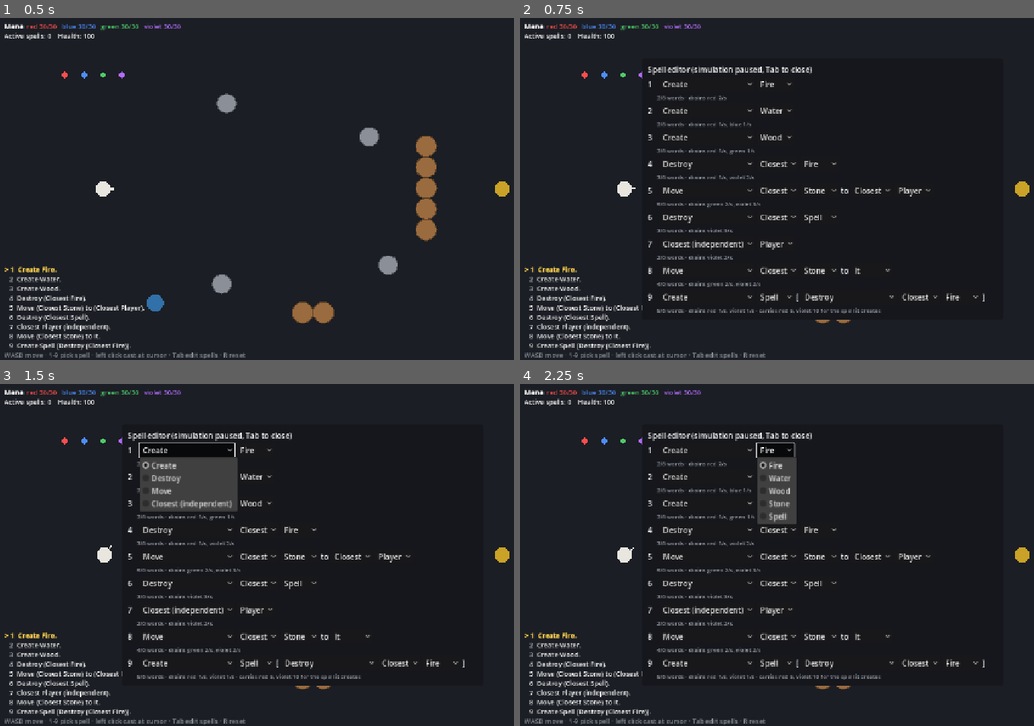
Above: before the commit, frames 1-4 (two rows, left to right).
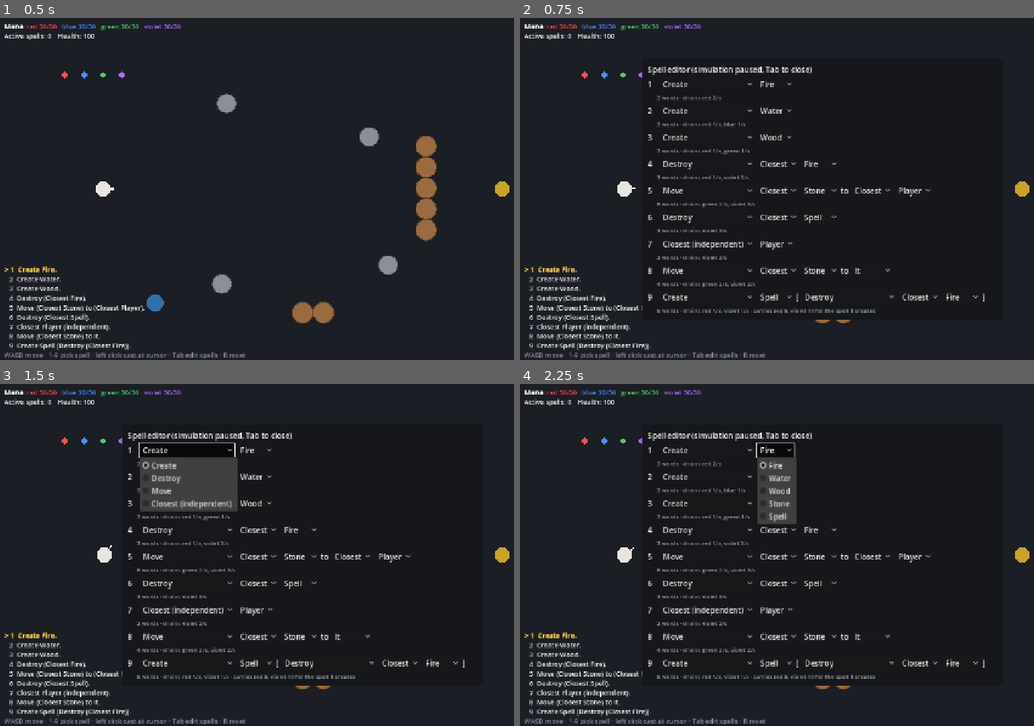
Above: after the commit, the same moments.

Repository: oscarjocque/spellcraft-prototype
Game: Godot game, scene res://scenes/main.tscn
The game is run twice, just before and just after one commit, with the same random seed, the same clock (stepped at 60 frames per second) and the same inputs.
Inputs (mouse positions are in pixels of both pictures, inside the frame that each line leads up to):
- Up to frame 1 (0.5 s): no input
- Up to frame 2 (0.75 s): tap Enter at 0.5 s; move the mouse to (956, 171) at 0.52 s; hold D (move_right) from 0.53 s (still down); tap Tab at 0.6 s; click (956, 171) at 0.67 s
- Up to frame 3 (1.5 s): release D (move_right) at 1.25 s; click "Create" at 1.25 s
- Up to frame 4 (2.25 s): click "Fire" at 2 s

Frame 1 is identical in both runs. In frame 2, 1.1% of the frame differs, in the area x 27-71%, y 22-87%; in frame 3, 0.9%; in frame 4, 1.1%.

Commit message:
Remove the spell word limit
Spells are now limited only by their mana cost. The editor still shows
each spell's word count.

Co-Authored-By: Claude Opus 5.5 <noreply@anthropic.com>
Claude-Session: https://claude.ai/code/session_013jfXwMwWtv4oDjb8vuFPPJ

Diff:
--- a/scripts/spells/spell_grammar.gd
+++ b/scripts/spells/spell_grammar.gd
@@ -10,16 +10,15 @@
 ##   {"verb": "select", "qualifier": "player"}   # independent Closest selector
 ##
 ## NOUN is {"ref": "me"}, {"ref": "it"} or {"closest": QUALIFIER}.
-## Every block is one word and costs mana of one color. A created spell's words
-## count toward the slot limit, but it pays its own drain: the spell creating
-## it must carry that mana as a reserve (see `payload`).
+## Every block is one word and costs mana of one color. A created spell pays
+## its own drain: the spell creating it must carry that mana as a reserve
+## (see `payload`).
 
 const VERBS := ["create", "destroy", "move", "select"]
 const MATERIALS := ["fire", "water", "wood", "stone"]
 const QUALIFIERS := ["fire", "water", "wood", "stone", "spell", "player", "mana"]
 const REFS := ["me", "it"]
 const COLORS := ["red", "blue", "green", "violet"]
-const SLOT_LIMIT := 6  # words per spell; grows with progression later
 const CREATED_SPELL_SECONDS := 5.0  # how long a created spell's mana must last
 
 ## First sketch from the design doc, to be tuned.
@@ -101,18 +100,8 @@
 	return need
 
 
-## Returns "" if the spell is grammatical and fits the slot limit, else why not.
+## Returns "" if the spell is grammatical, else why not.
 static func validate(ast: Dictionary) -> String:
-	var err := _check(ast)
-	if err != "":
-		return err
-	var words := blocks(ast).size()
-	if words > SLOT_LIMIT:
-		return "Spell has %d words; the limit is %d." % [words, SLOT_LIMIT]
-	return ""
-
-
-static func _check(ast: Dictionary) -> String:
 	var verb: String = ast.get("verb", "")
 	match verb:
 		"create":
@@ -122,7 +111,7 @@
 			if what.has("spell"):
 				if not what["spell"] is Dictionary:
 					return "Create Spell needs a description of the spell."
-				return _check(what["spell"])
+				return validate(what["spell"])
 			if not what.get("material", "") in MATERIALS:
 				return "Create needs a material or a spell."
 		"destroy":
--- a/scripts/ui/spell_editor.gd
+++ b/scripts/ui/spell_editor.gd
@@ -59,7 +59,7 @@
 	if err != "":
 		summary.add_theme_color_override("font_color", Color("ff8a8a"))
 	else:
-		summary.text = "      %d/%d words · %s" % [SpellGrammar.blocks(ast).size(), SpellGrammar.SLOT_LIMIT, _cost_text(ast)]
+		summary.text = "      %d words · %s" % [SpellGrammar.blocks(ast).size(), _cost_text(ast)]
 		summary.add_theme_color_override("font_color", Color("a0a4ab"))
 	summary.add_theme_font_size_override("font_size", 12)
 	slot.add_child(summary)
--- a/tests/test_spells.gd
+++ b/tests/test_spells.gd
@@ -182,7 +182,7 @@
 	# (violet) and fire (red).
 	check(SpellGrammar.payload(FIRE_WARDEN) == {"violet": 10.0, "red": 5.0}, "Payload covers the created spell")
 	check(SpellGrammar.drain_per_second(FIRE_WARDEN) == {"red": 1.0, "violet": 1.0}, "Creator drains only its own words")
-	check(SpellGrammar.blocks(FIRE_WARDEN).size() == 5, "Created spell's words count toward the limit")
+	check(SpellGrammar.blocks(FIRE_WARDEN).size() == 5, "Words include the created spell's")
 	check(SpellGrammar.to_text(FIRE_WARDEN) == "Create Spell [Destroy (Closest Fire)].", "Created spell reads inside brackets")
 
 
@@ -262,8 +262,9 @@
 		"Create Spell rejects an incomplete spell description")
 	check(SpellGrammar.validate({"verb": "create", "what": {"spell": "fireball"}}) != "",
 		"Create Spell needs the spell as a description")
-	var too_long := {"verb": "create", "what": {"spell": FIRE_WARDEN}}
-	check(SpellGrammar.validate(too_long) != "", "Nested words count toward the slot limit")
+	var long_spell := {"verb": "create", "what": {"spell": {"verb": "create", "what": {"spell":
+		{"verb": "move", "what": {"closest": "stone"}, "to": {"closest": "player"}}}}}}
+	check(SpellGrammar.validate(long_spell) == "", "Spells have no word limit")
 
 
 func test_deterministic() -> void:
Not shown, changed: README.md
